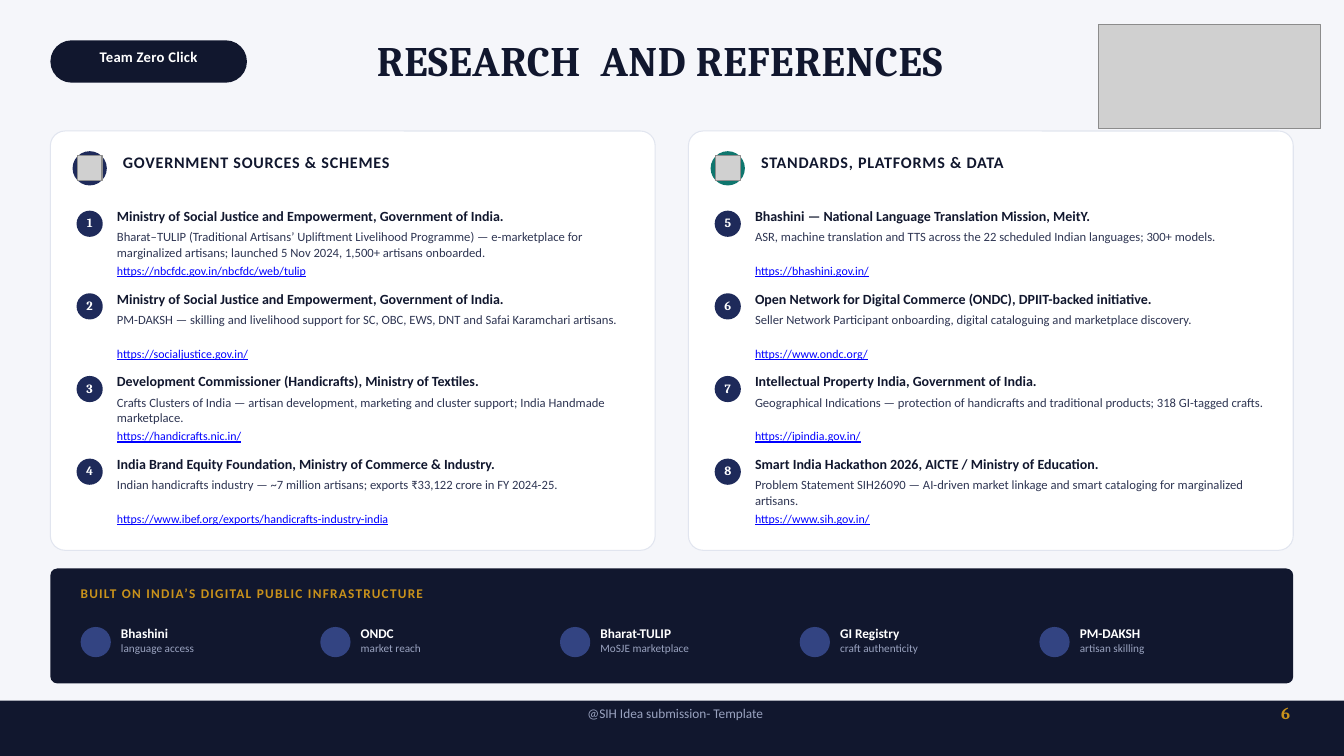
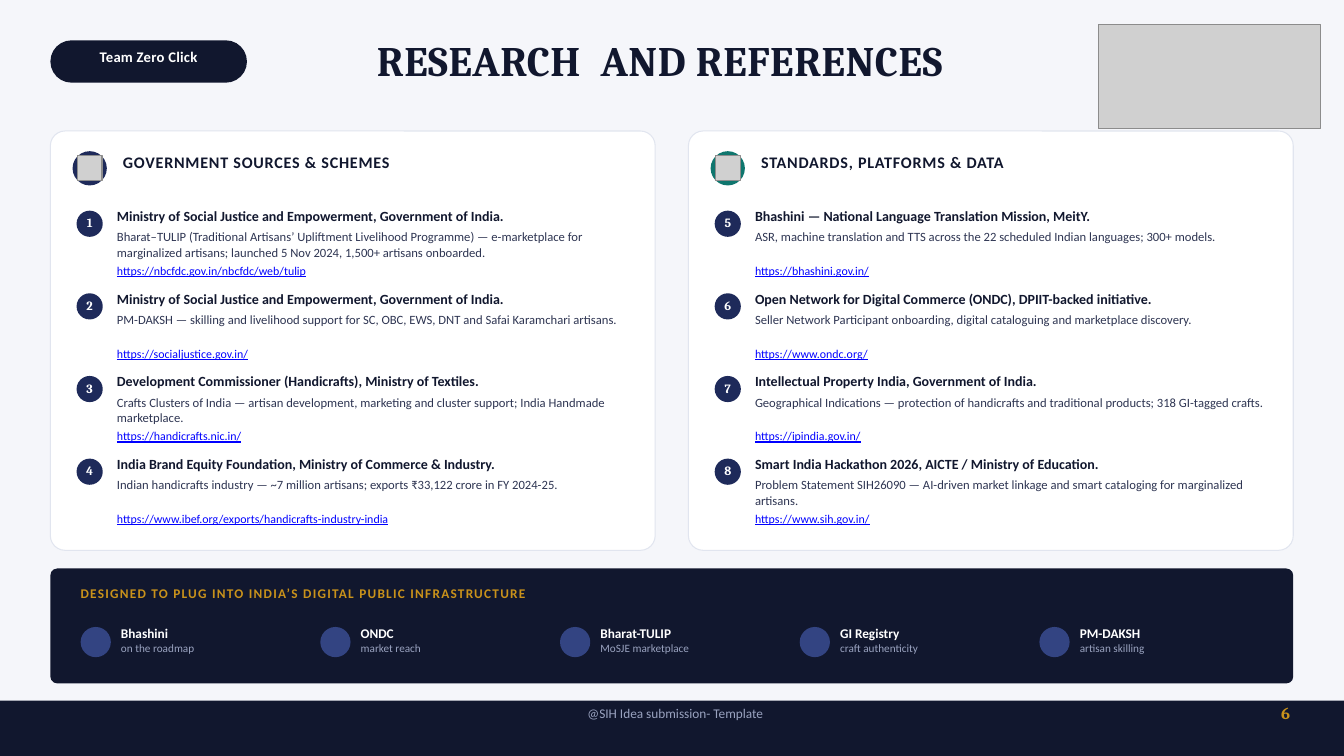
Before and after one commit to yogeshwardev/SIH-project, a slide deck: slide 6 of CraftLink_AI_SIH2026.pptx. Drawn at 1344x756 pixels with LibreOffice and Linux fonts; fonts in the diff are those of the drawing; grey boxes stand for pictures; background and template pictures are left out. Boxes give left, top, right and bottom in pixels: in the first picture for what was removed or moved away, otherwise in the second. Text is boxed around its words. In the diff, an @@ line names an element or a change of style, - is before the commit and + after.

```diff
--- a/CraftLink_AI_SIH2026.pptx
+++ b/CraftLink_AI_SIH2026.pptx
@@ text at <box>81,588,525,598</box>: text changed @@
-BUILT ON INDIA’S DIGITAL PUBLIC INFRASTRUCTURE
+DESIGNED TO PLUG INTO INDIA’S DIGITAL PUBLIC INFRASTRUCTURE
@@ text at <box>121,644,194,654</box>: text changed @@
-language access
+on the roadmap
```
Also in this commit, not shown: 4 other slides changed, 8 other files.
